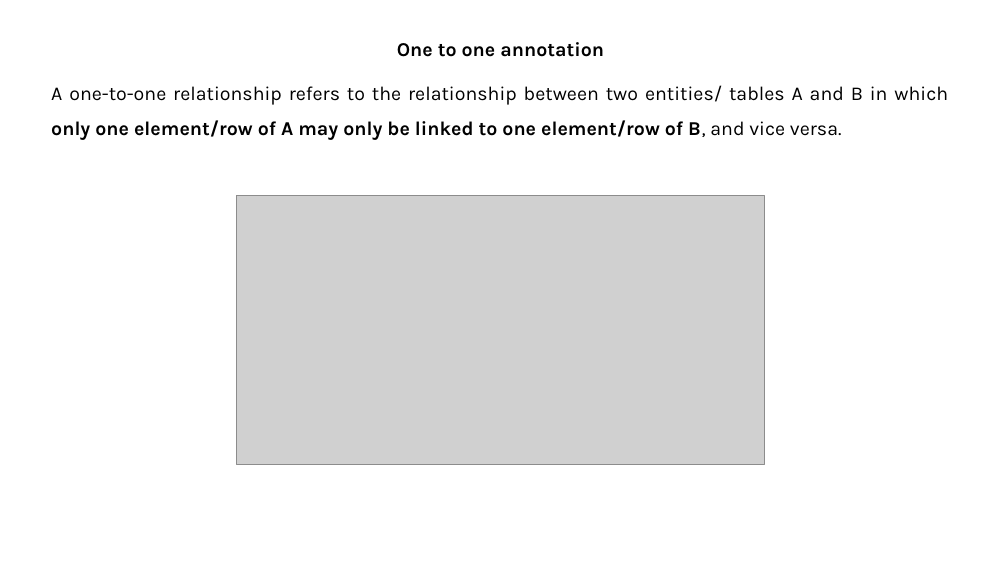
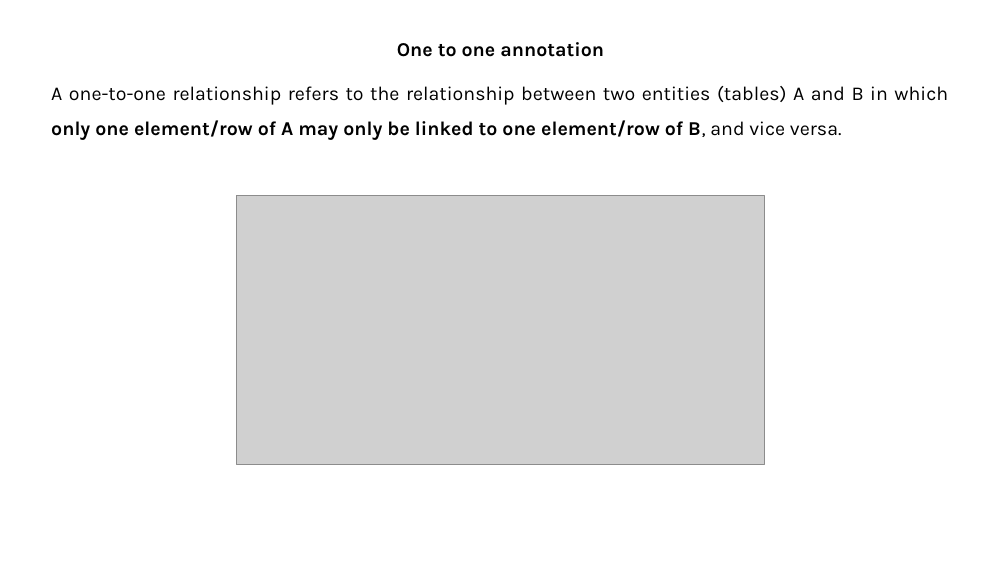
Before and after one commit to phankhacdien/BackEnd-Web-Dev-Study, a slide deck: slide 35 of DOC/4, Spring FrameWork/09-09-2021_Spring_JPA_Hibernate.pptx. Drawn at 1008x567 pixels with LibreOffice and Linux fonts; fonts in the diff are those of the drawing; grey boxes stand for pictures. Boxes give left, top, right and bottom in pixels: in the first picture for what was removed or moved away, otherwise in the second. Text is boxed around its words. In the diff, an @@ line names an element or a change of style, - is before the commit and + after.

```diff
--- a/DOC/4, Spring FrameWork/09-09-2021_Spring_JPA_Hibernate.pptx
+++ b/DOC/4, Spring FrameWork/09-09-2021_Spring_JPA_Hibernate.pptx
@@ text at <box>51,86,948,140</box>: text changed @@
-A one-to-one relationship refers to the relationship between two entities/ tables A and B in which only one element/row of A may only be linked to one element/row of B, and vice versa.
+A one-to-one relationship refers to the relationship between two entities (tables) A and B in which only one element/row of A may only be linked to one element/row of B, and vice versa.
```
Also in this commit, not shown: 1 other slide changed, 28 other files.
